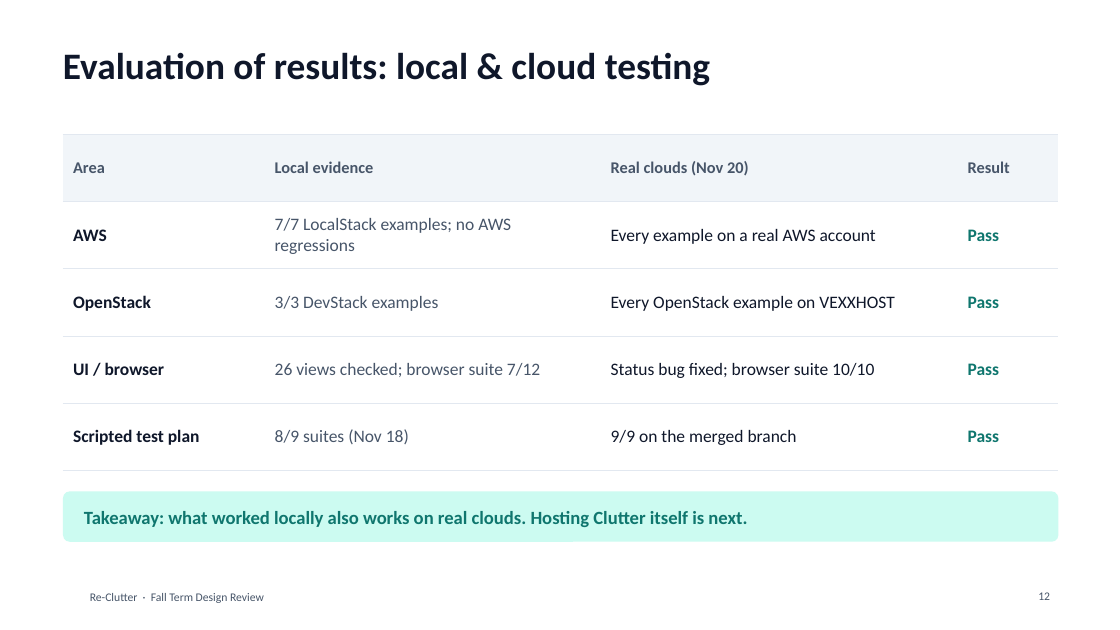
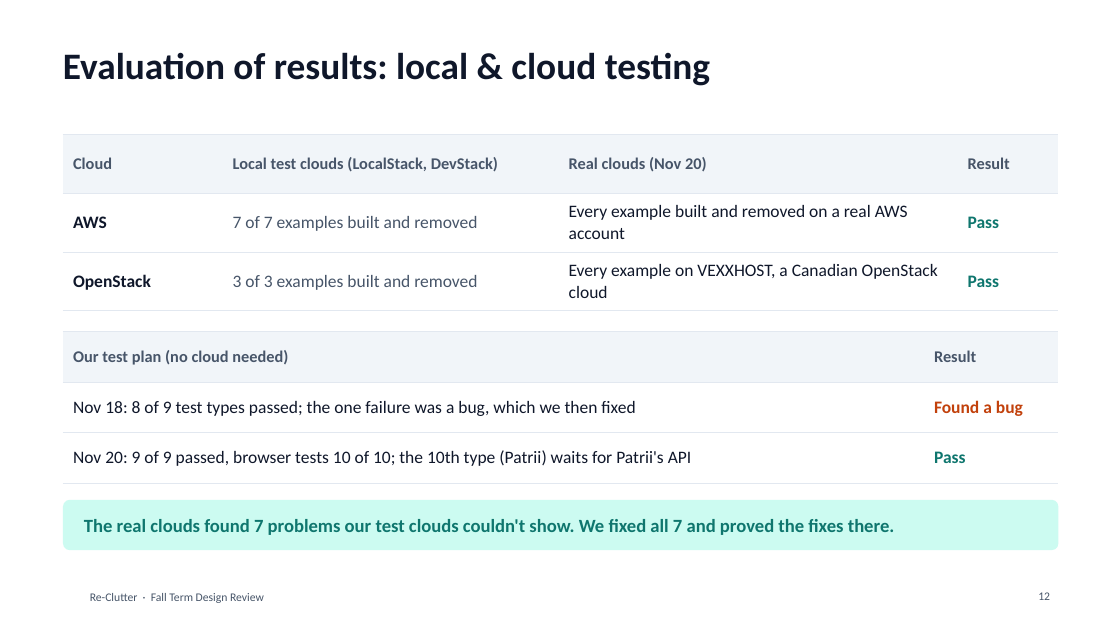
Before and after one commit to Alberta2514640/clutter, a slide deck: slide 12 of deliverables/Re-Clutter_Fall_Design_Review_Software.pptx. Drawn at 1120x630 pixels with LibreOffice and Linux fonts; fonts in the diff are those of the drawing; background and template pictures are left out. Boxes give left, top, right and bottom in pixels: in the first picture for what was removed or moved away, otherwise in the second. Text is boxed around its words. In the diff, an @@ line names an element or a change of style, - is before the commit and + after.

Commit message:
Make the design review deck accurate and plain for outside readers
Rebuild the fall design review deck after a fact check against the
real-cloud, local and test-plan reports: correct overstated claims,
add what is not proven yet, explain cloud terms at first use, state the
current asks (AWS organization permissions with the sponsor), and add a
clearer problem statement.

```diff
--- a/deliverables/Re-Clutter_Fall_Design_Review_Software.pptx
+++ b/deliverables/Re-Clutter_Fall_Design_Review_Software.pptx
@@ table at (63,134,1059,311) @@
-row 1: Area | Local evidence | Real clouds (Nov 20) | Result
-row 2: AWS | 7/7 LocalStack examples; no AWS regressions | Every example on a real AWS account | Pass
-row 3: OpenStack | 3/3 DevStack examples | Every OpenStack example on VEXXHOST | Pass
-row 4: UI / browser | 26 views checked; browser suite 7/12 | Status bug fixed; browser suite 10/10 | Pass
-row 5: Scripted test plan | 8/9 suites (Nov 18) | 9/9 on the merged branch | Pass
+row 1: Cloud | Local test clouds (LocalStack, DevStack) | Real clouds (Nov 20) | Result
+row 2: AWS | 7 of 7 examples built and removed | Every example built and removed on a real AWS account | Pass
+row 3: OpenStack | 3 of 3 examples built and removed | Every example on VEXXHOST, a Canadian OpenStack cloud | Pass
@@ table added at (63,332,1059,483), 3 rows, 2 columns @@
+Our test plan (no cloud needed) | Result
+Nov 18: 8 of 9 test types passed; the one failure was a bug, which we then fixed | Found a bug
+Nov 20: 9 of 9 passed, browser tests 10 of 10; the 10th type (Patrii) waits for Patrii's API | Pass
@@ rounded rectangle: place and size @@
-rounded rectangle at (63,492,1059,542)
+rounded rectangle at (63,500,1059,550)
@@ text removed at (84,511,747,527) @@
-Takeaway: what worked locally also works on real clouds. Hosting Clutter itself is next.
@@ text added at (84,519,895,535), 16 pt, text #0F766E, bold @@
+The real clouds found 7 problems our test clouds couldn't show. We fixed all 7 and proved the fixes there.
```
Also in this commit, not shown: 18 other slides changed, 2 slides added, 2 slides removed.
